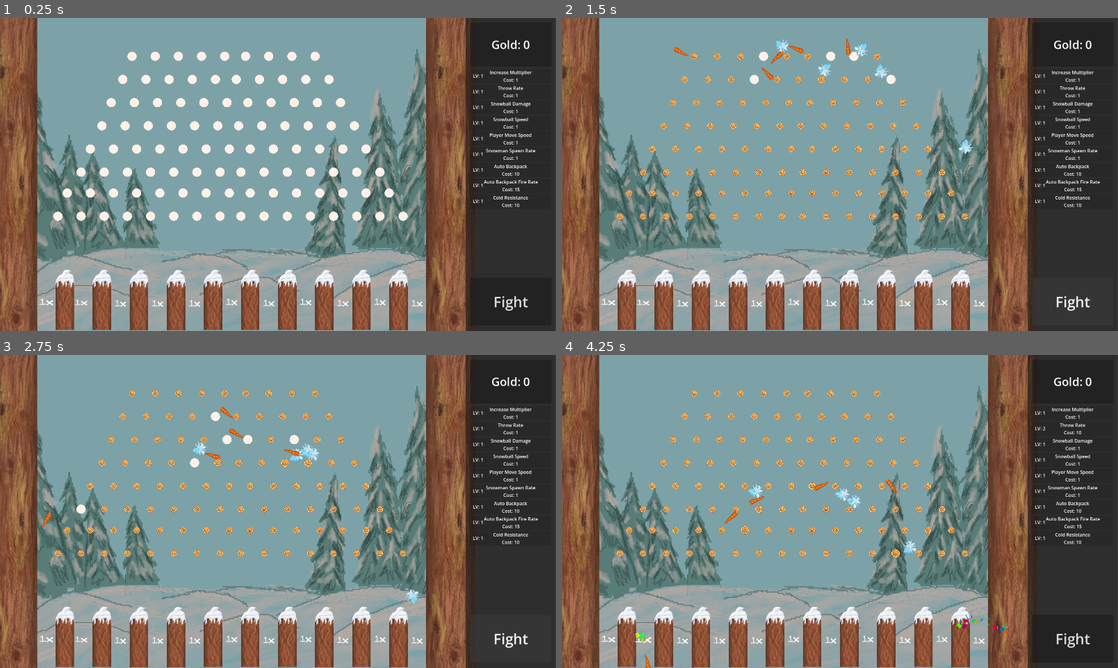
Above: before the commit, frames 1-4 (two rows, left to right).
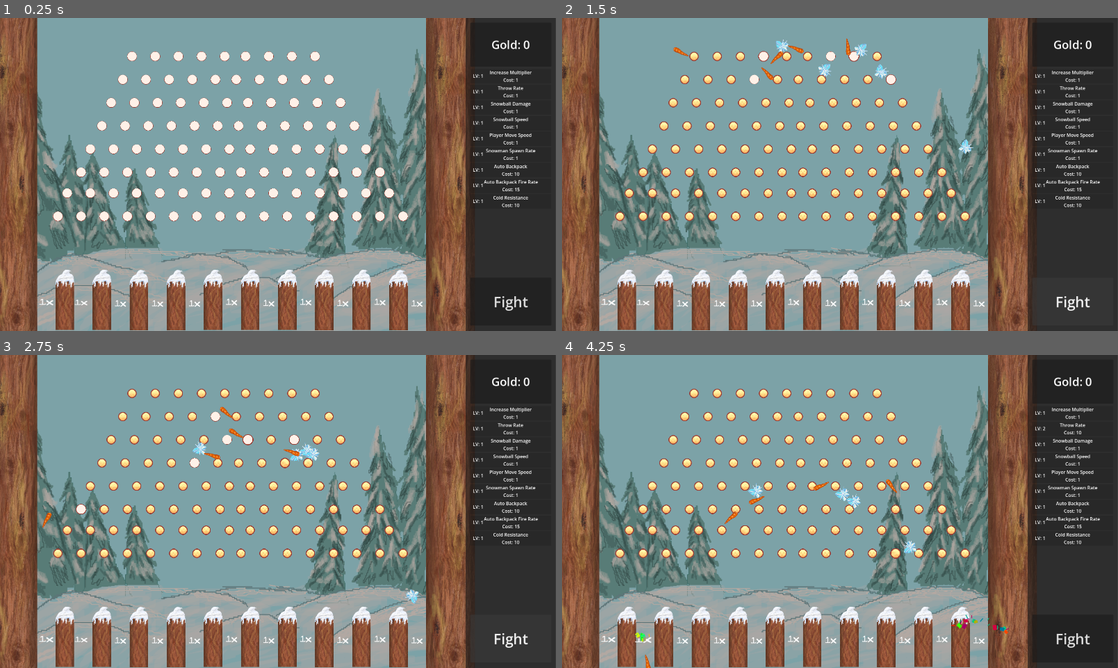
Above: after the commit, the same moments.

Repository: Parker-Vetter/snow-man-brawl
Game: Godot game, scene res://PeggleDrop/PeggleDrop.tscn
Two runs of this game, one before a commit and one after it. Both use one fixed random seed, a clock stepped at 60 frames per second and the inputs below. This scene is started directly instead of the project's main scene.
Inputs (mouse positions are in pixels of both pictures, inside the frame that each line leads up to):
- Up to frame 1 (0.25 s): no input
- Up to frame 2 (1.5 s): click "Fight" at 0.5 s; click "Fight" at 1.25 s
- Up to frame 3 (2.75 s): click "Fight" at 2 s
- Up to frame 4 (4.25 s): move the mouse to (606, 639) at 2.77 s; hold Space (Shoot) 2.78-3.5 s; click (606, 639) at 2.92 s; click "Throw Rate Cost: 1" at 3.5 s

The runs differ from the first frame. In frame 1, 0.8% of the frame differs, in the area x 9-74%, y 10-65%; in frame 2, 3.7%; in frame 3, 3.7%; in frame 4, 3.9%, in the area x 9-74%, y 10-66%.
Error in both runs: Out of bounds get index '0' (on base: 'Array[Node]') (res://PeggleDrop/UI/ui_fight.gd:8)

Commit message:
fixed pegs

Diff:
--- a/PeggleDrop/Pegs/peg.tscn
+++ b/PeggleDrop/Pegs/peg.tscn
@@ -1,7 +1,7 @@
 [gd_scene format=3 uid="uid://cd488yl4wjt0w"]
 
 [ext_resource type="Script" uid="uid://b16i87gwoim1a" path="res://PeggleDrop/Pegs/peg.gd" id="1_4hbkj"]
-[ext_resource type="Texture2D" uid="uid://cd6nalwnngbbe" path="res://zacks sprites/log_cut.png" id="1_p3i3i"]
+[ext_resource type="Texture2D" uid="uid://cqwx3etramv3r" path="res://zacks sprites/peg.png" id="2_eau7h"]
 [ext_resource type="Texture2D" uid="uid://u0rp7qq6wc56" path="res://zacks sprites/white_circle.png" id="3_eau7h"]
 
 [sub_resource type="PhysicsMaterial" id="PhysicsMaterial_gkvq6"]
@@ -48,10 +48,10 @@
 tracks/0/interp = 1
 tracks/0/loop_wrap = true
 tracks/0/keys = {
-"times": PackedFloat32Array(0.033333335, 0.15, 0.3),
+"times": PackedFloat32Array(0.033333335, 0.13333334, 0.3),
 "transitions": PackedFloat32Array(1, 1, 1),
 "update": 0,
-"values": [Vector2(0.4, 0.4), Vector2(0.5, 0.5), Vector2(0.35, 0.35)]
+"values": [Vector2(1, 1), Vector2(1.2, 1.2), Vector2(1, 1)]
 }
 tracks/1/type = "value"
 tracks/1/imported = false
@@ -86,7 +86,7 @@
 self_modulate = Color(0.9882353, 0.9882353, 0.9882353, 1)
 position = Vector2(-5.9604645e-07, 0.4999999)
 scale = Vector2(0.4, 0.4)
-texture = ExtResource("1_p3i3i")
+texture = ExtResource("2_eau7h")
 
 [node name="Area2D" type="Area2D" parent="." unique_id=622312229]
 collision_layer = 7
Not shown: 1 places in PeggleDrop/PeggleDrop.tscn that only renumber resources
Binary file added: zacks sprites/peg.png
Not shown, added: zacks sprites/peg.png.import
